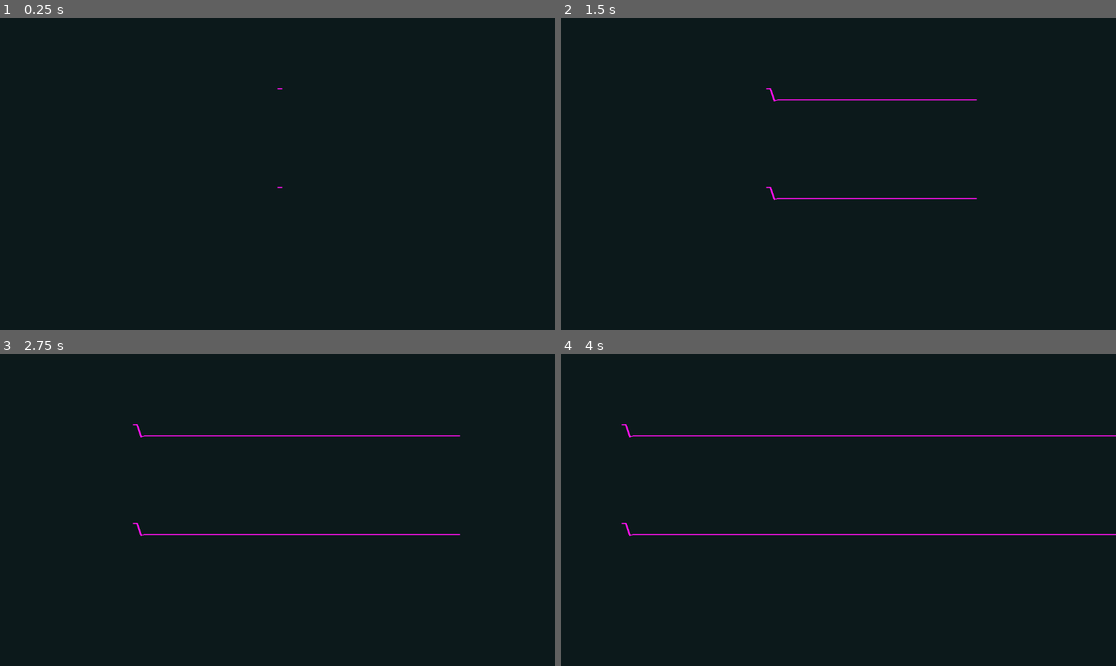
Above: before the commit, frames 1-4 (two rows, left to right).
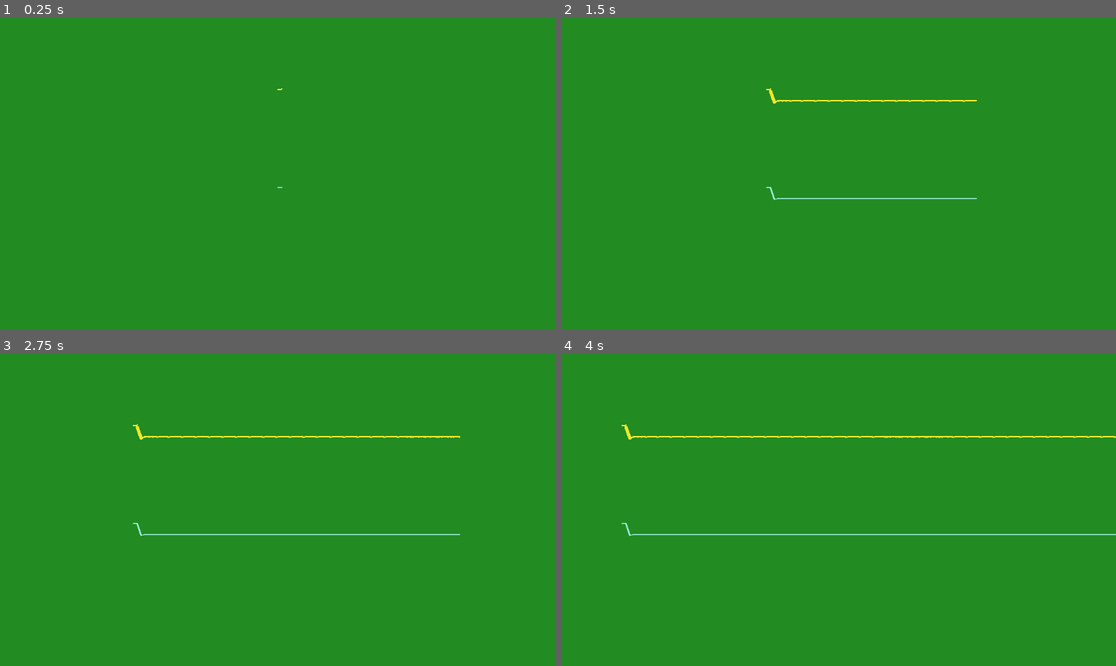
Above: after the commit, the same moments.

Repository: thcrock/line-music-visualizer
Game: Godot game, scene res://player.tscn
Same seed, same stepped clock (60 frames per second), same inputs: the game is played once before the commit and once after it. The engine's default icon, where the game draws it, is replaced by a stand-in: a white triangle on a blue panel in a dark square.
Inputs (mouse positions are in pixels of both pictures, inside the frame that each line leads up to):
- Up to frame 1 (0.25 s): no input
- Up to frame 2 (1.5 s): tap Enter (ui_accept) at 0.5, 0.77 s; move the mouse to (960, 158) at 0.52 s; hold Right (ui_right) from 0.53 s (still down); move the mouse to (727, 189) at 1.27 s
- Up to frame 3 (2.75 s): tap Enter (ui_accept) at 1.52, 2 s; move the mouse to (333, 441) at 2.02 s; release Right (ui_right) at 2.03 s; hold Left (ui_left) from 2.03 s (still down)
- Up to frame 4 (4 s): tap Enter (ui_accept) at 2.75, 3.02, 3.77 s; move the mouse to (810, 572) at 2.77 s; release Left (ui_left) at 2.78 s; hold Right (ui_right) from 2.78 s (still down); move the mouse to (1005, 556) at 3.52 s

The runs differ from the first frame. In frame 1, 100% of the frame differs, in the area x 0-100%, y 0-100%; in frame 2, 100%; in frame 3, 100%; in frame 4, 100%.

Commit message:
Add readme

Diff:
--- a/Trail.gd
+++ b/Trail.gd
@@ -1,11 +1,13 @@
 extends Node2D
 class_name Trails
 
+@export var width_multiplier : float = 1.0
 var queue : Array
 var saved_widths : Array
 @export var MAX_LENGTH : int
 @export var bus_id : int
 @export var max_height : int
+@export var color : Color
 var x_offset : float = 0
 var point_every : float = 0.05
 var time_since_last_point : float = 0
@@ -119,11 +121,13 @@
 	if not shouldGetThick:
 		line.width = minThick
 	#print(line.width)
+	line.width *= width_multiplier;
 
 	self.last_width = line.width;
 
 	line.antialiased = true;
-	line.default_color = Color(255.0/255, 16.0/255, 240.0/255, 1)
+	line.default_color = color;
+	#line.default_color = Color(255.0/255, 16.0/255, 240.0/255, 1)
 	if line.width > minThick:
 		var fudgeFactor = line.width - minThick
 		fromPos.y += fudgeFactor
--- a/player.tscn
+++ b/player.tscn
@@ -24,9 +24,11 @@
 points = PackedVector2Array(516, 146)
 end_cap_mode = 1
 script = ExtResource("4_s4he6")
+width_multiplier = 1.5
 MAX_LENGTH = 39
 bus_id = 1
 max_height = 50
+color = Color(0.933333, 0.909804, 0.172549, 1)
 
 [node name="Player" type="AudioStreamPlayer" parent="player"]
 stream = ExtResource("5_swedl")
@@ -42,17 +44,19 @@
 visible = false
 texture = ExtResource("2_5ggw5")
 
+[node name="Player2" type="AudioStreamPlayer" parent="player2"]
+stream = ExtResource("6_nwplg")
+autoplay = true
+bus = &"Guitar"
+
 [node name="Trail" parent="player2" instance=ExtResource("3_ucavu")]
 top_level = true
 z_index = -1
 points = PackedVector2Array(516, 146)
+default_color = Color(0.521569, 0.372549, 0.188235, 1)
 end_cap_mode = 1
 script = ExtResource("4_s4he6")
 MAX_LENGTH = 39
 bus_id = 2
 max_height = 50
-
-[node name="Player2" type="AudioStreamPlayer" parent="player2"]
-stream = ExtResource("6_nwplg")
-autoplay = true
-bus = &"Guitar"
+color = Color(0.592157, 0.917647, 0.823529, 1)
--- a/project.godot
+++ b/project.godot
@@ -22,4 +22,4 @@
 [rendering]
 
 renderer/rendering_method="mobile"
-environment/defaults/default_clear_color=Color(0.0470588, 0.0980392, 0.105882, 1)
+environment/defaults/default_clear_color=Color(0.133333, 0.545098, 0.133333, 1)
Not shown, added: README.md
